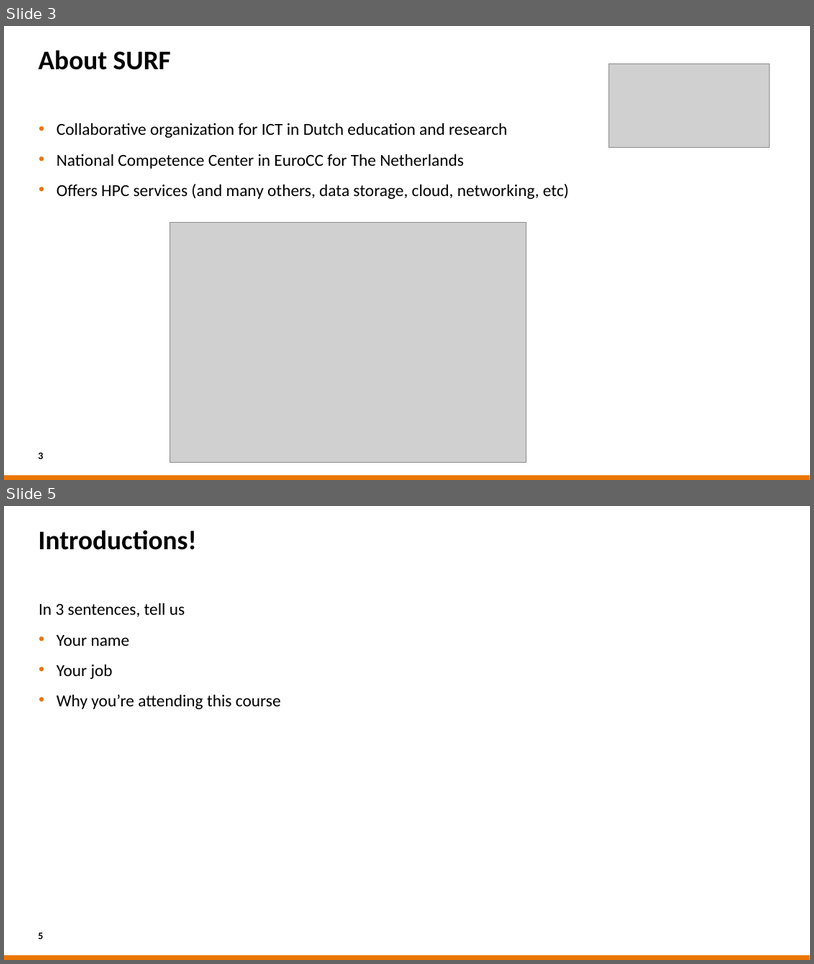
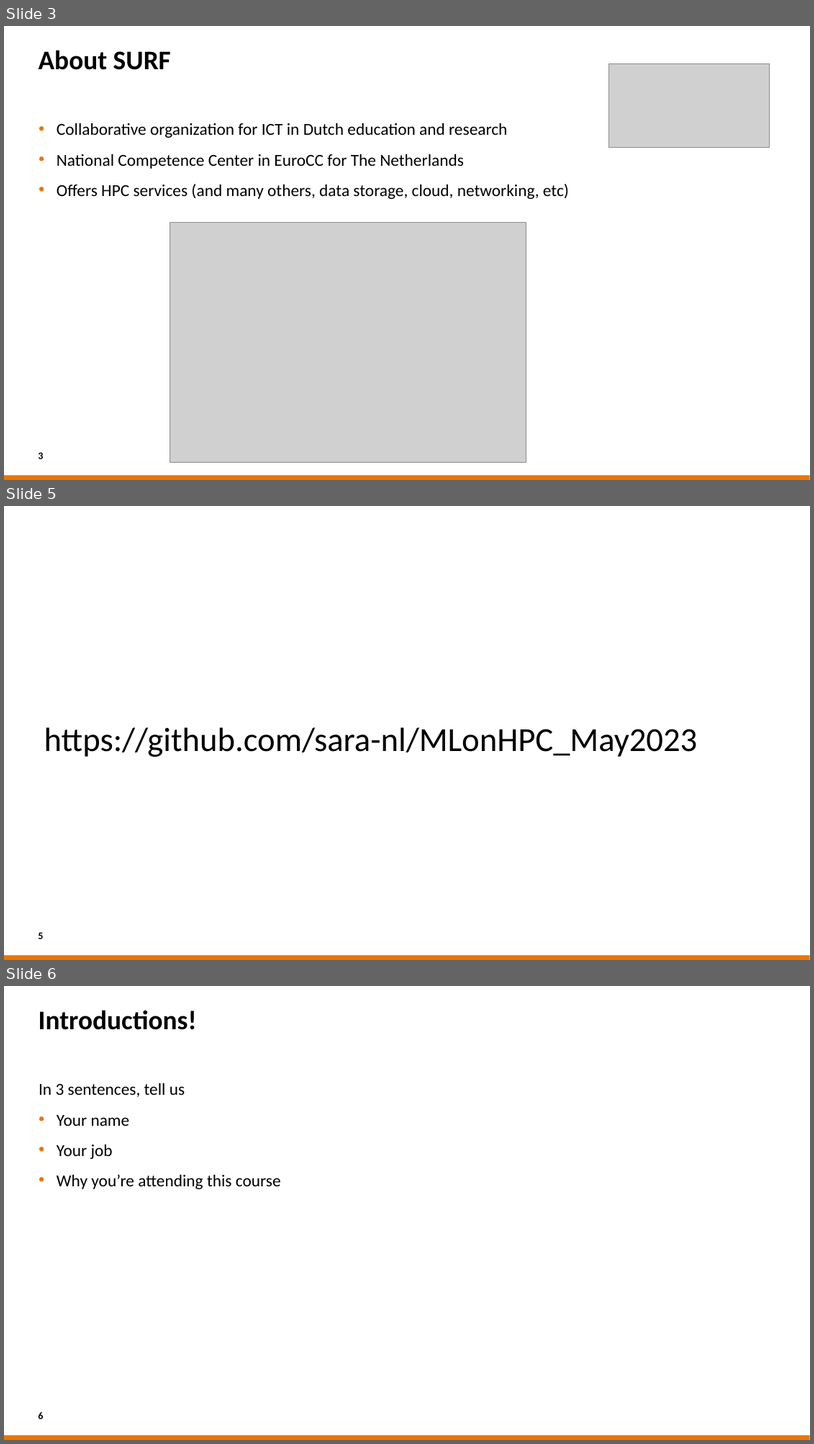
Before and after one commit to sara-nl/MLonHPC_May2023, a slide deck: EuroHPC_HPML_welcome.pptx. Shown one above the other, each under a label of ours: slides 3 and 5 before the commit, slides 3, 5 and 6 after it; the slides between them are not shown. The pictures are 814x964 and 814x1444 pixels, drawn with LibreOffice and Linux fonts; fonts in the diff are those of the drawing; grey boxes stand for pictures; background and template pictures are left out. Boxes give left, top, right and bottom in pixels: in the first picture for what was removed or moved away, otherwise in the second. Text is boxed around its words. In the diff, an @@ line names an element or a change of style, - is before the commit and + after.

```diff
--- a/EuroHPC_HPML_welcome.pptx
+++ b/EuroHPC_HPML_welcome.pptx
@@ slide 5 added at <box>4,506,810,960</box>, background #FFFFFF; not listed: 1 template element that a slide beside it also shows @@
@@ text added at <box>44,727,698,757</box>, 40 pt, text #000000 @@
+https://github.com/sara-nl/MLonHPC_May2023
@@ page number added at <box>38,932,43,939</box>, 12 pt, text #000000, bold @@
+5
@@ what was slide 5 is now slide 6 @@
```
Also in this commit, not shown: 1 slide changed, 1 other file.
